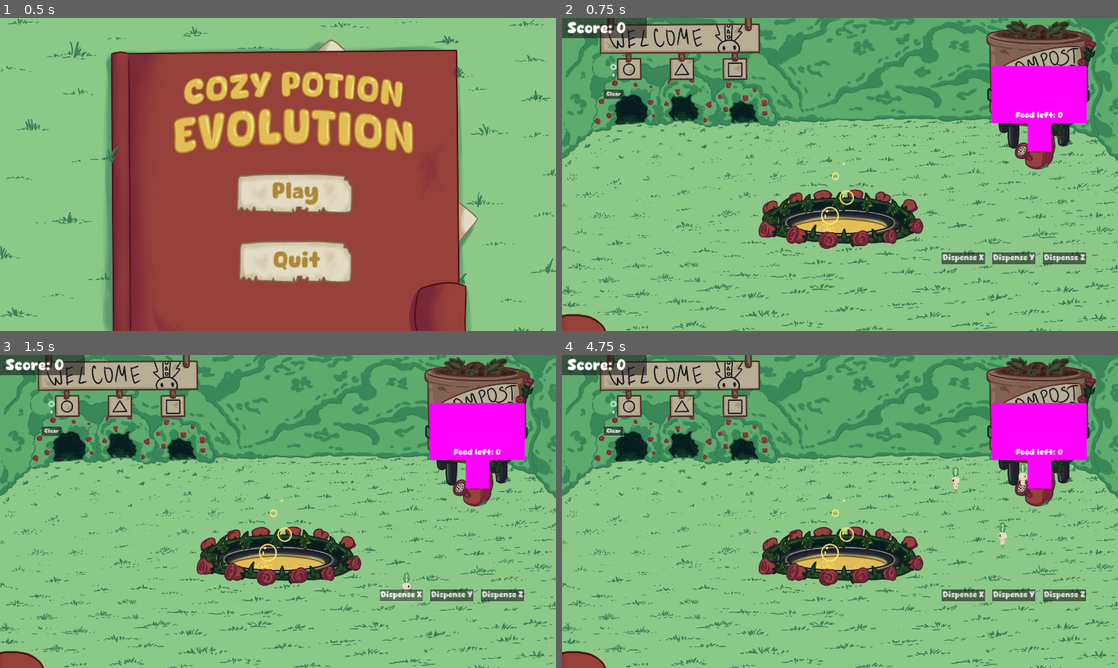
Above: before the commit, frames 1-4 (two rows, left to right).
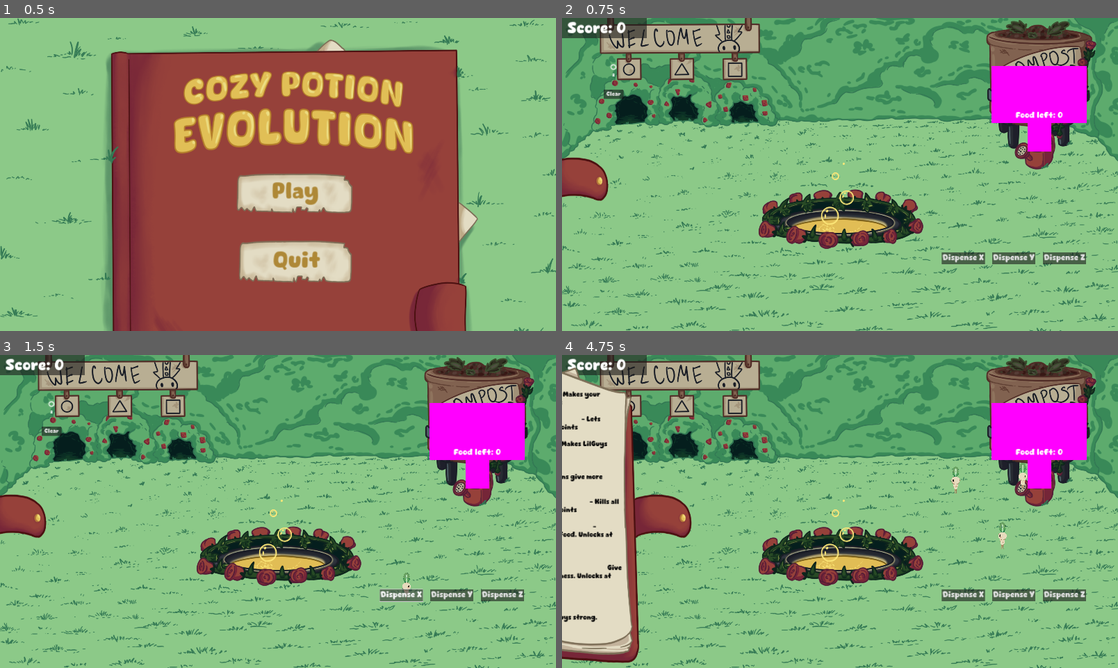
Above: after the commit, the same moments.

Repository: BoopEnthusiast/Cozy-Spring-Jam-2024
Game: Godot game, scene res://scenes/main_menu_screen.tscn
Same seed, same stepped clock (60 frames per second), same inputs: the game is played once before the commit and once after it. Sound files missing from this copy of the repository are replaced by a short silence.
Inputs (mouse positions are in pixels of both pictures, inside the frame that each line leads up to):
- Up to frame 1 (0.5 s): no input
- Up to frame 2 (0.75 s): click "Play" at 0.5 s
- Up to frame 3 (1.5 s): click "Dispense X" at 1.25 s
- Up to frame 4 (4.75 s): click "Dispense Y" at 2 s; click "Dispense Z" at 2.75 s; click "Clear" at 3.5 s; click (578, 517) at 4.27 s

Frame 1 is identical in both runs. In frame 2, 1.3% of the frame differs, in the area x 0-9%, y 44-100%; in frame 3, 1.3%; in frame 4, 13%, in the area x 0-24%, y 4-100%.

Commit message:
please be the last time that I fix the anchors

Diff:
--- a/scenes/main.tscn
+++ b/scenes/main.tscn
@@ -75,13 +75,10 @@
 script = ExtResource("7_3vixa")
 
 [node name="EndingScreen" parent="." instance=ExtResource("9_oil3o")]
-visible = false
 
 [node name="RecipesScreen" type="CanvasLayer" parent="."]
 
 [node name="RecipeBackground" parent="RecipesScreen" instance=ExtResource("8_hntjs")]
-offset_top = -429.0
-offset_bottom = 2542.0
 
 [node name="AudioStreamPlayer" type="AudioStreamPlayer" parent="."]
 stream = ExtResource("10_fyh3d")
--- a/scenes/recipes_screen.tscn
+++ b/scenes/recipes_screen.tscn
@@ -93,13 +93,16 @@
 }
 
 [node name="RecipeBackground" type="Panel"]
-anchors_preset = 4
+anchors_preset = 8
+anchor_left = 0.5
 anchor_top = 0.5
+anchor_right = 0.5
 anchor_bottom = 0.5
-offset_left = -3000.0
-offset_top = -429.0
-offset_right = 1293.0
-offset_bottom = 2542.0
+offset_left = -4920.0
+offset_top = -1509.0
+offset_right = -627.0
+offset_bottom = 1462.0
+grow_horizontal = 2
 grow_vertical = 2
 mouse_filter = 2
 theme_override_styles/panel = SubResource("StyleBoxTexture_g1q31")
